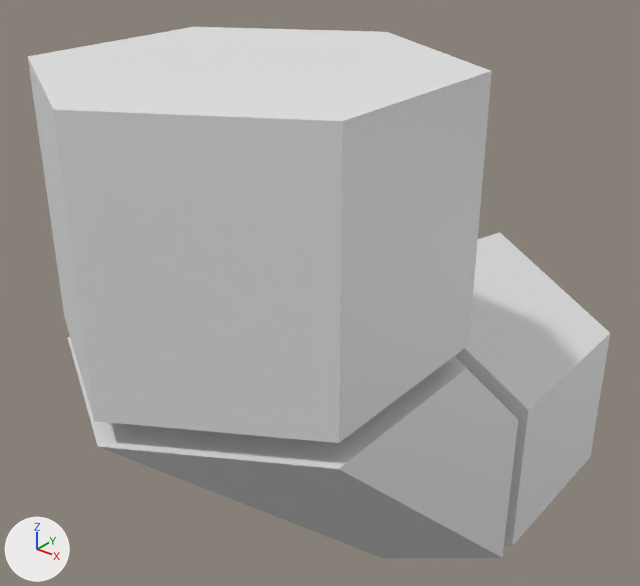
The Blender file BipolarAlpha/Assets/Resources/Models/Circuits/CircuitCurve.blend as it was, and as the next commit left it.
One viewpoint serves both versions: a 50 mm lens placed at (0.268, -0.368, 0.258), pointed at (-0.024, -0.003, 0.032). The axes (+X, +Y, +Z) are drawn at lower left. The lights are the same throughout.
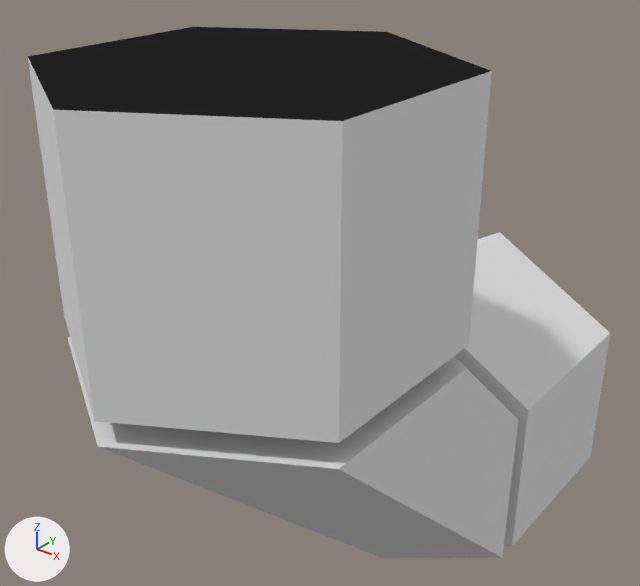
Changed parts and their boxes (x1, y1, x2, y2) in the pictures (640 x 586 px):
part 1 of me_cylinder_001, recoloured
    both: (28, 58, 610, 558)
part 2 of me_cylinder_001, recoloured (white to black)
    both: (28, 27, 491, 121)

Edits to the bpy script that builds the scene:
```text
Add mat_darksteel:
    mat_darksteel = diffuse_material('DarkSteel')
    mat_darksteel.base_color = (0.016, 0.016, 0.016)  # black #222222
Add mat_platinum:
    mat_platinum = diffuse_material('Platinum')
    mat_platinum.base_color = (0.774, 0.774, 0.774)  # light grey #e4e4e4
Change me_cylinder_001:
    where me_cylinder_001.from_pydata(...)  # 60 vertices, 56 faces; spans x -0.87..0.87, y -1.78..1.67, z -2.89..2.79
    used by ob_cylinder; location = (0.0, 0.0, 0.0); scale = (0.103, 0.103, 0.0643)
    me_cylinder_001 part 1: 36 of the faces centred in x -0.87..0.87, y -1.53..1.09, z -1.29..1.76 switch from no material to mat_platinum (light grey #e4e4e4)
    me_cylinder_001 part 2: 1 of the faces centred in x 0.0, y -0.78, z 2.79 switch from no material to mat_darksteel (black #222222)
```
